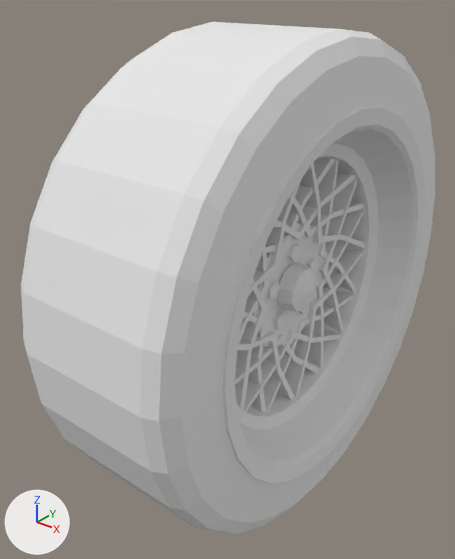
Two versions of the OBJ model Test/Assets/Models/wheel_FR.obj, one commit apart.
Both versions are drawn from a 50 mm lens placed at (0.444, -0.633, 0.369), pointed at (-0.037, -0.032, -0.004). The axes (+X, +Y, +Z) are drawn at lower left. The lights are the same throughout. The first picture is the older version. Where no turn or scale is listed for an object, it has been applied to the vertices.

In view in the first picture: 'wheel_FR'.
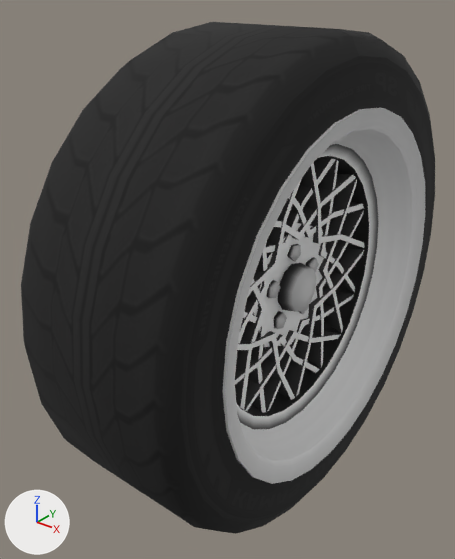
Pixel boxes [x1, y1, x2, y2] of what changed, in the pictures (455 x 559 px):
'wheel_FR', surface changed (white to black): [21, 22, 435, 534] in both

The edits, one by one:
Picture 'RB1c_Tire_1k.png' (img_rb1c_tire_1k_png) is new.
In material 'RB1c_Tire_1k' (mat_rb1c_tire_1k), base_color is no longer (0.8, 0.8, 0.8), white #e7e7e7.
In material 'RB1c_Tire_1k' (mat_rb1c_tire_1k), texture is now set to img_rb1c_tire_1k_png.
In material 'RB1c_Tire_1k' (mat_rb1c_tire_1k), roughness goes from 1.0 to 0.9.
